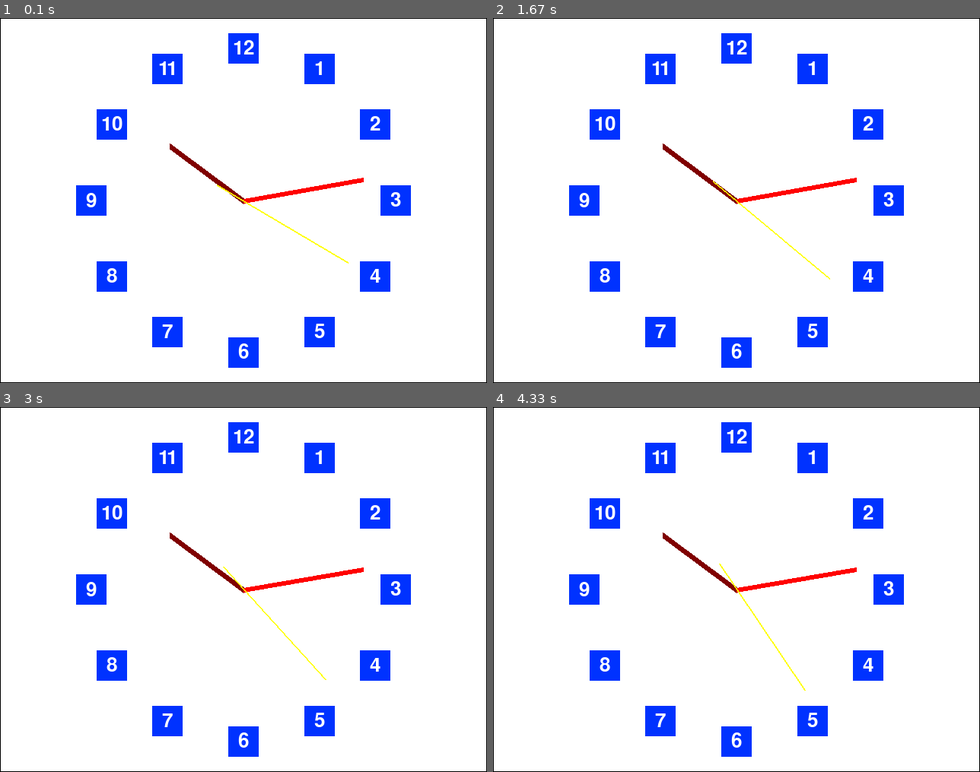
Above: before the commit, frames 1-4 (two rows, left to right).
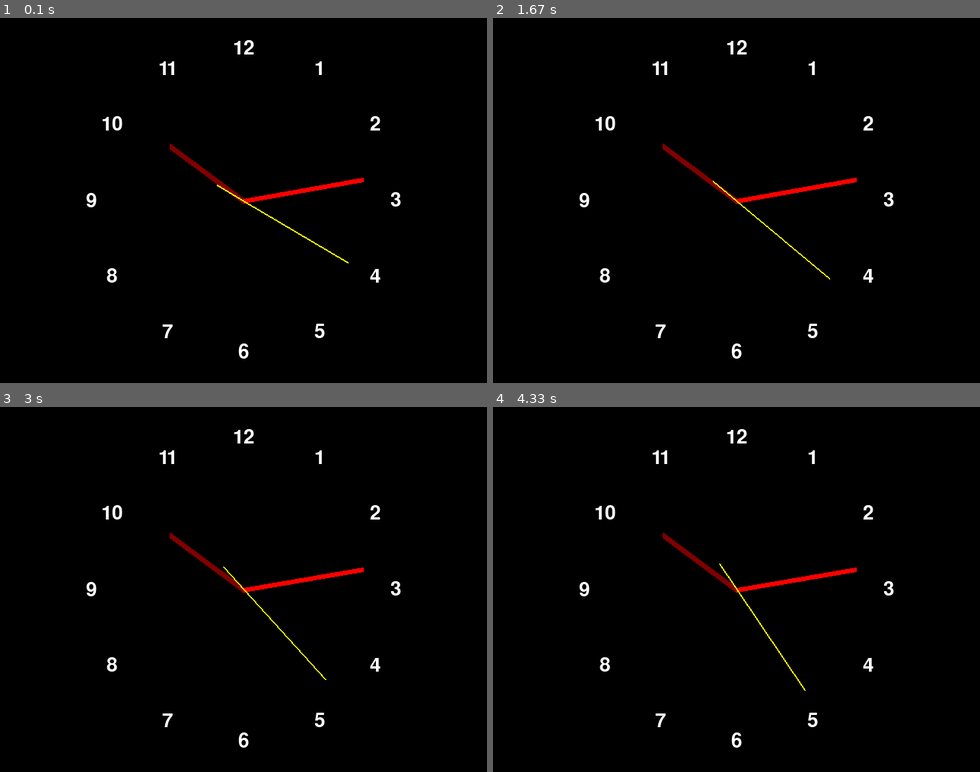
Above: after the commit, the same moments.

Repository: belaka/BlueArrow
Game: pygame game, started from clock.py
Two runs of this game, one before a commit and one after it. Both use one fixed random seed, a clock stepped at 60 frames per second and the inputs below.
Inputs:
- Up to frame 1 (0.1 s): no input
- Up to frame 2 (1.67 s): no input
- Up to frame 3 (3 s): no input
- Up to frame 4 (4.33 s): no input

The runs differ from the first frame. In frame 1, 98% of the frame differs, in the area x 0-100%, y 0-100%; in frame 2, 98%; in frame 3, 98%; in frame 4, 98%.

Commit message:
With date and time

Diff:
--- a/clock.py
+++ b/clock.py
@@ -21,8 +21,8 @@
 HOURHANDCOLOR = DARKRED
 MINUTEHANDCOLOR = RED
 SECONDHANDCOLOR = YELLOW
-NUMBERBOXCOLOR = BRIGHTBLUE
-BGCOLOR = WHITE
+NUMBERBOXCOLOR = BLACK
+BGCOLOR = BLACK
 
 WINDOWWIDTH = 640 # width of the program's window, in pixels
 WINDOWHEIGHT = 480 # height in pixels
@@ -80,7 +80,7 @@
 fontObj = pygame.font.Font('freesansbold.ttf', 26)
 
 # render the Surface objects that have the clock numbers written on them
-clockNumSurfs = [fontObj.render('%s' % (i), True, BGCOLOR, NUMBERBOXCOLOR)
+clockNumSurfs = [fontObj.render('%s' % (i), True, WHITE, NUMBERBOXCOLOR)
                  for i in [12] + list(range(1, 12))] # Put 12 at the front of the list since clocks start at 12, not 1.
 
 
--- a/pygameui-layout.py
+++ b/pygameui-layout.py
@@ -41,6 +41,7 @@
 import signal
 import threading
 import time
+import datetime
 from wifi import *
 from pprint import pprint
 
@@ -71,29 +72,30 @@
 
         self.clock = ui.pygame.time.Clock()
 
-        l = dir(ui.pygame)
-        pprint(l, indent=2)
+        self.menu_button = ui.Button(ui.Rect(MARGIN, 140, 280, 30), 'Menu')
+        self.menu_button.on_clicked.connect(self.main_action)
+        self.add_child(self.menu_button)
 
         self.quit_button = ui.Button(ui.Rect(MARGIN, 180, 280, 30), 'Quit')
         self.quit_button.on_clicked.connect(self.main_action)
         self.add_child(self.quit_button)
 
-        self.clock_button = ui.Button(ui.Rect(MARGIN, MARGIN, 280, 140), str(self.clock.get_fps()))
+    def main_action(self, btn, mbtn):
+        logger.info(mbtn)
+        if btn.text == 'Menu':
+            logger.info('Menu was clicked!')
+            ui.scene.push(MenuScreen())
+        elif btn.text == 'Quit':
+            sys.exit()
+
+    def display_fps(self, clock):
+        ui.pygame.display.flip()
+
+    def update(self, dt):
+        self.clock.tick(0)
+        self.clock_button = ui.Button(ui.Rect(MARGIN, MARGIN, 280, 60), str(time.strftime("%Y-%m-%d %H:%M:%S")))
         self.clock_button.on_clicked.connect(self.main_action)
         self.add_child(self.clock_button)
-
-    def main_action(self, btn, mbtn):
-        logger.info(mbtn)
-        if btn.text == 'Clock':
-            logger.info('Clock was clicked!!!')
-            ui.scene.push(MenuScreen())
-        elif btn.text == 'Quit':
-            sys.exit()
-
-    def display_fps(self, clock):
-		ui.pygame.display.flip()
-
-    def update(self, dt):
         ui.Scene.update(self, dt)
 
 
